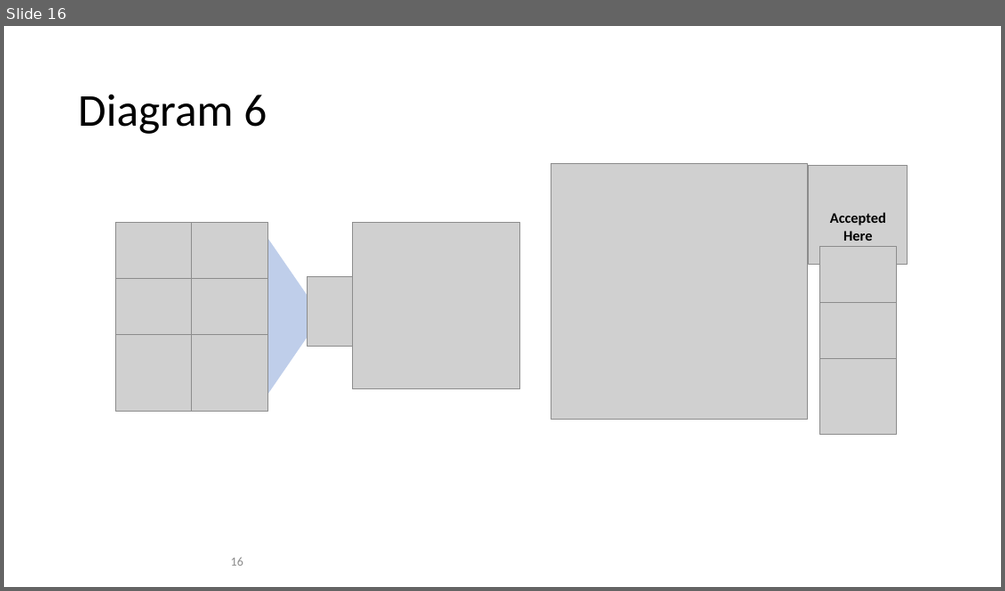
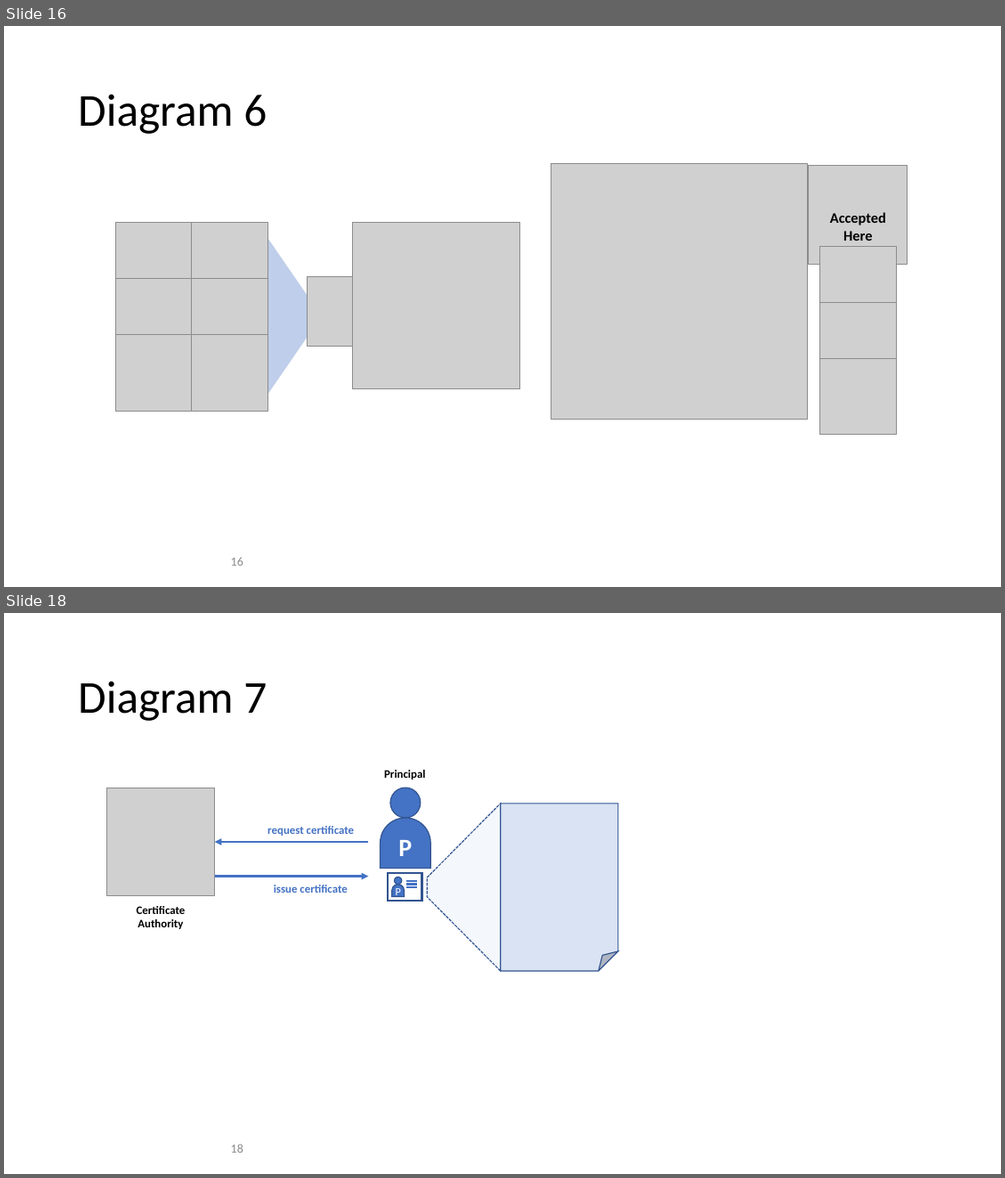
Before and after one commit to FabricTOC/FabricTOC, a slide deck: docs/OtherSourceMaterial/Diagrams.pptx. Shown one above the other, each under a label of ours: slide 16 before the commit, slides 16 and 18 after it; the slides between them are not shown. The pictures are 1005x591 and 1005x1178 pixels, drawn with LibreOffice and Linux fonts; fonts in the diff are those of the drawing; grey boxes stand for pictures. Boxes give left, top, right and bottom in pixels: in the first picture for what was removed or moved away, otherwise in the second. Text is boxed around its words. In the diff, an @@ line names an element or a change of style, - is before the commit and + after.

```diff
--- a/docs/OtherSourceMaterial/Diagrams.pptx
+++ b/docs/OtherSourceMaterial/Diagrams.pptx
@@ slide 18 added at box(4, 613, 1001, 1174), background #FFFFFF @@
@@ title added at box(78, 681, 267, 721), 44 pt, text #000000 @@
+Diagram 7
@@ text added at box(384, 770, 425, 779), 11 pt, text #000000, bold @@
+Principal
@@ picture added at box(106, 788, 214, 896) @@
@@ ellipse added at box(390, 787, 421, 817), fill #4472C4, outline #325491 1 pt @@
@@ text added at box(267, 826, 354, 835), 11 pt, text #4472C4, bold @@
+request certificate
@@ round same rect added at box(380, 818, 430, 868), fill #4472C4, outline #325491 1 pt, 24 pt, text #FFFFFF, bold @@
+P
@@ trapezoid added at box(428, 803, 501, 971), fill #DAE3F3 at 27% opacity, outline #325491 1 pt dashed @@
@@ folded corner added at box(501, 803, 618, 971), fill #DAE3F3, outline #325491 1 pt @@
@@ arrow added from (368, 842) to (215, 842), #4372C4 2.25 pt @@
@@ arrow added from (215, 876) to (368, 876), #4372C4 2.25 pt @@
@@ text added at box(137, 906, 186, 929), 11 pt, text #000000, bold @@
+Certificate
+Authority
@@ text added at box(274, 884, 347, 892), 11 pt, text #4472C4, bold @@
+issue certificate
@@ group added at box(388, 873, 422, 900): 3 lines, 1 rectangle, 1 ellipse, 1 round same rect @@
+P
@@ page number added at box(231, 1143, 243, 1152), 12 pt, text #8C8C8C @@
+18
```
Also in this commit, not shown: 1 other slide added, 3 other files.
